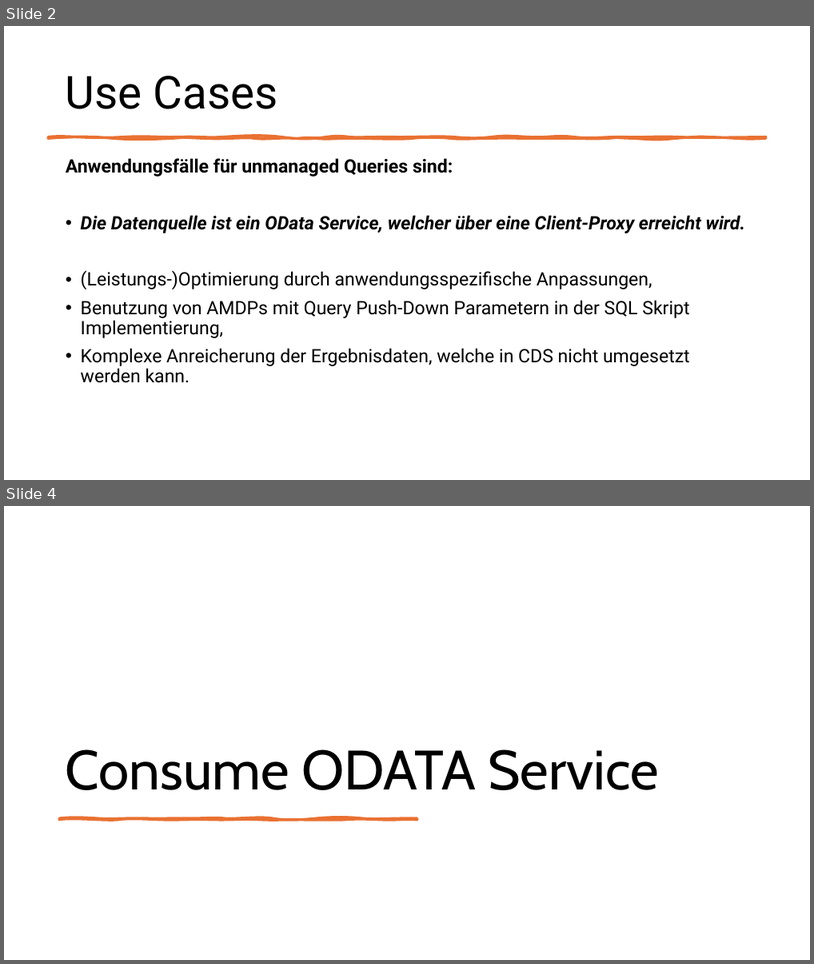
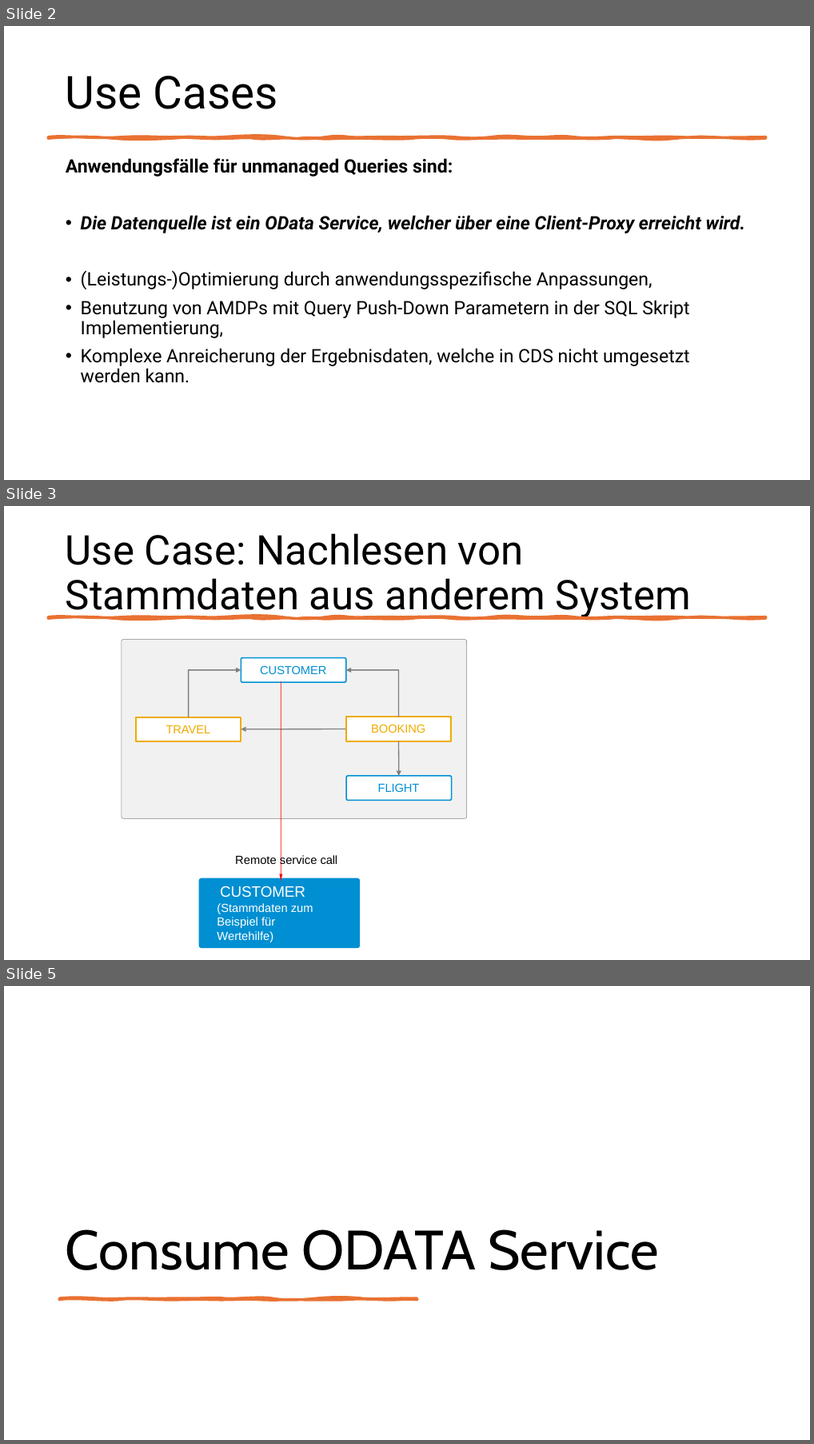
Before and after one commit to MatLange/Schulung, a slide deck: RAP Presentationen/Tag4.2 - UnmanagedQuery_DE.pptx. Shown one above the other, each under a label of ours: slides 2 and 4 before the commit, slides 2, 3 and 5 after it; the slides between them are not shown. The pictures are 814x964 and 814x1444 pixels, drawn with LibreOffice and Linux fonts; fonts in the diff are those of the drawing; background and template pictures are left out. Boxes give left, top, right and bottom in pixels: in the first picture for what was removed or moved away, otherwise in the second. Text is boxed around its words. In the diff, an @@ line names an element or a change of style, - is before the commit and + after.

```diff
--- a/RAP Presentationen/Tag4.2 - UnmanagedQuery_DE.pptx
+++ b/RAP Presentationen/Tag4.2 - UnmanagedQuery_DE.pptx
@@ slide 3 added at (4,506,810,960), background #FFFFFF @@
@@ title added at (66,533,691,619), 48.6 pt, text #000000 @@
+Use Case: Nachlesen von Stammdaten aus anderem System
@@ freeform shape added at (48,616,766,618), fill #E97132, outline #E97132 3.25 pt @@
@@ freeform shape added at (122,639,466,818), fill #F1F1F1 @@
@@ freeform shape added at (122,639,466,818), outline #7E7E7E 0.48 pt @@
@@ freeform shape added at (188,668,402,776), fill #7E7E7E @@
@@ freeform shape added at (241,658,346,682), fill #FFFFFF @@
@@ freeform shape added at (241,658,346,682), outline #008FD2 1.5 pt @@
@@ text added at (260,665,326,674), 14 pt, text #008FD2 @@
+CUSTOMER
@@ freeform shape added at (280,681,283,881), fill #FF0000 @@
@@ freeform shape added at (136,717,241,741), fill #FFFFFF @@
@@ rectangle added at (136,717,241,741), outline #EFAB00 1.99 pt, 14 pt, text #EFAB00 @@
+TRAVEL
@@ freeform shape added at (346,716,452,740), fill #FFFFFF @@
@@ rectangle added at (346,716,452,740), outline #EFAB00 1.99 pt, 14 pt, text #EFAB00 @@
+BOOKING
@@ freeform shape added at (241,727,346,732), fill #7E7E7E @@
@@ freeform shape added at (346,776,452,800), fill #FFFFFF @@
@@ freeform shape added at (346,776,452,800), outline #008FD2 1.5 pt @@
@@ text added at (378,783,420,792), 14 pt, text #008FD2 @@
+FLIGHT
@@ text added at (235,854,338,866), 14 pt, text #000000 @@
+Remote service call
@@ freeform shape added at (198,878,360,948), fill #008FD2 @@
@@ text added at (217,885,314,942), 14 pt, text #FFFFFF @@
+CUSTOMER
+(Stammdaten zum Beispiel für Wertehilfe)
@@ freeform shape added at (223,889,328,940), outline #008FD2 1.5 pt @@
@@ what was slide 4 is now slide 5 @@
```
Also in this commit, not shown: 8 slides changed, 3 other slides added, 1 slide removed.
